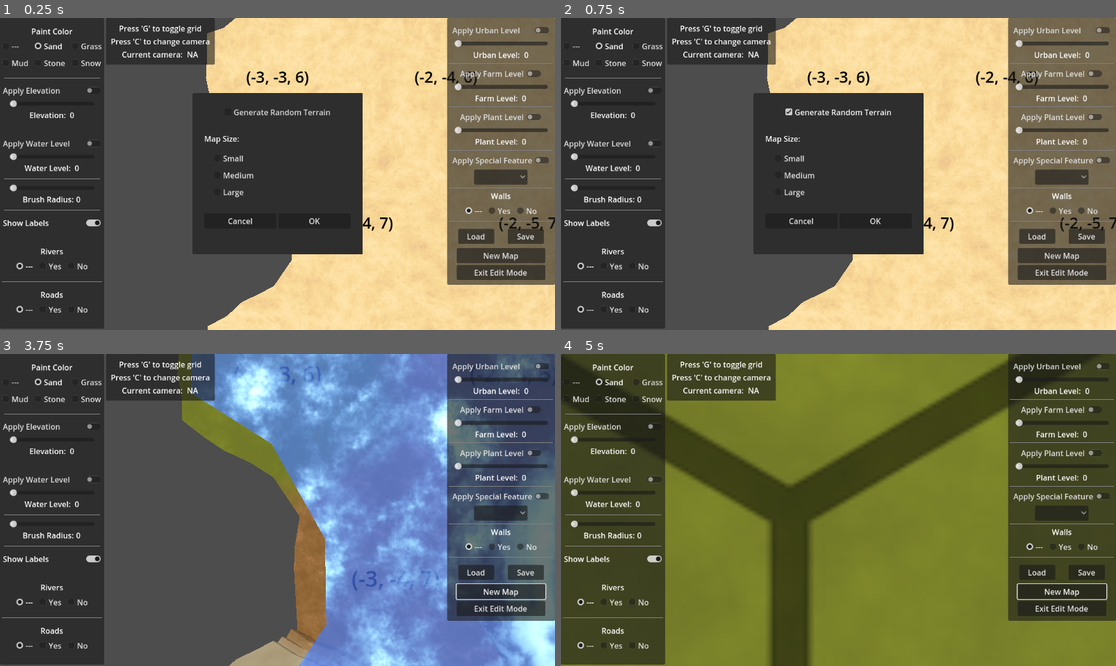
Above: before the commit, frames 1-4 (two rows, left to right).
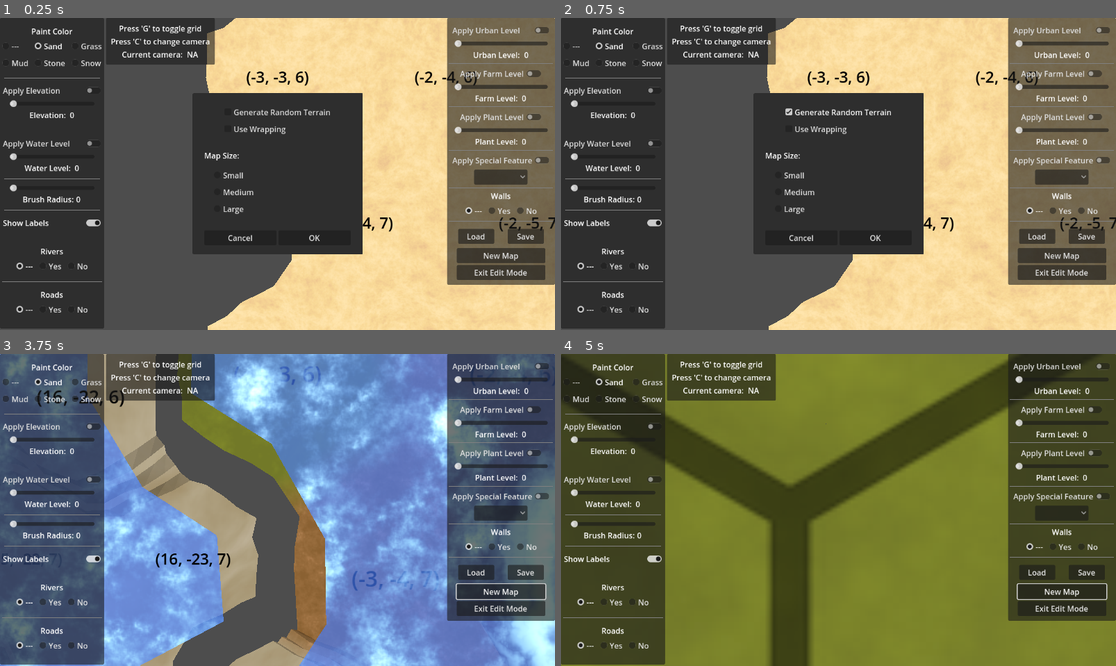
Above: after the commit, the same moments.

Repository: davepruitt/hex_map_godot
Game: Godot game, scene res://scenes/main.tscn
Two runs of this game, one before a commit and one after it. Both use one fixed random seed, a clock stepped at 60 frames per second and the inputs below.
Inputs (mouse positions are in pixels of both pictures, inside the frame that each line leads up to):
- Up to frame 1 (0.25 s): no input
- Up to frame 2 (0.75 s): click "Generate Random Terrain" at 0.5 s
- Up to frame 3 (3.75 s): click (255, 466) at 1.25 s, where only the run after the commit has a clickable "Use Wrapping"; click "New Map" at 2 s; click "New Map" at 2.75 s; click "OK" at 3.5 s
- Up to frame 4 (5 s): tap G at 4.25 s; move the mouse to (960, 494) at 4.27 s; hold Right (ui_right) from 4.28 s (still down); hold E from 4.28 s (still down); click (960, 494) at 4.42 s

The runs differ from the first frame. In frame 1, 0.6% of the frame differs, in the area x 36-58%, y 34-72%; in frame 2, 0.6%; in frame 3, 35%, in the area x 0-47%, y 0-100%; in frame 4, nothing differs.

Commit message:
Completed through section 2.3 of tutorial 27

Diff:
--- a/hex_project_godot/scenes/hex_map_editor_ui.tscn
+++ b/hex_project_godot/scenes/hex_map_editor_ui.tscn
@@ -571,11 +571,21 @@
 [node name="VBoxContainer" type="VBoxContainer" parent="CanvasLayer/PopupPanel/MarginContainer"]
 layout_mode = 2
 
-[node name="GenerateMap_CheckBox" type="CheckBox" parent="CanvasLayer/PopupPanel/MarginContainer/VBoxContainer"]
-layout_mode = 2
-size_flags_horizontal = 4
+[node name="VBoxContainer" type="VBoxContainer" parent="CanvasLayer/PopupPanel/MarginContainer/VBoxContainer"]
+layout_mode = 2
+size_flags_horizontal = 4
+
+[node name="GenerateMap_CheckBox" type="CheckBox" parent="CanvasLayer/PopupPanel/MarginContainer/VBoxContainer/VBoxContainer"]
+layout_mode = 2
+size_flags_horizontal = 0
 focus_mode = 0
 text = "Generate Random Terrain"
+
+[node name="UseWrapping_CheckBox" type="CheckBox" parent="CanvasLayer/PopupPanel/MarginContainer/VBoxContainer/VBoxContainer"]
+layout_mode = 2
+size_flags_horizontal = 0
+focus_mode = 0
+text = "Use Wrapping"
 
 [node name="MarginContainer3" type="MarginContainer" parent="CanvasLayer/PopupPanel/MarginContainer/VBoxContainer"]
 layout_mode = 2
@@ -665,7 +675,8 @@
 [connection signal="file_selected" from="CanvasLayer/SaveFileDialog" to="." method="_on_save_file_dialog_file_selected"]
 [connection signal="canceled" from="CanvasLayer/LoadFileDialog" to="." method="_on_load_file_dialog_canceled"]
 [connection signal="file_selected" from="CanvasLayer/LoadFileDialog" to="." method="_on_load_file_dialog_file_selected"]
-[connection signal="toggled" from="CanvasLayer/PopupPanel/MarginContainer/VBoxContainer/GenerateMap_CheckBox" to="." method="_on_generate_map_check_box_toggled"]
+[connection signal="toggled" from="CanvasLayer/PopupPanel/MarginContainer/VBoxContainer/VBoxContainer/GenerateMap_CheckBox" to="." method="_on_generate_map_check_box_toggled"]
+[connection signal="toggled" from="CanvasLayer/PopupPanel/MarginContainer/VBoxContainer/VBoxContainer/UseWrapping_CheckBox" to="." method="_on_use_wrapping_check_box_toggled"]
 [connection signal="pressed" from="CanvasLayer/PopupPanel/MarginContainer/VBoxContainer/MarginContainer/VBoxContainer/CheckBox_SmallMap" to="." method="_on_check_box_small_map_pressed"]
 [connection signal="pressed" from="CanvasLayer/PopupPanel/MarginContainer/VBoxContainer/MarginContainer/VBoxContainer/CheckBox_MediumMap" to="." method="_on_check_box_medium_map_pressed"]
 [connection signal="pressed" from="CanvasLayer/PopupPanel/MarginContainer/VBoxContainer/MarginContainer/VBoxContainer/CheckBox_LargeMap" to="." method="_on_check_box_large_map_pressed"]
--- a/hex_project_godot/scripts/hex_coordinates.gd
+++ b/hex_project_godot/scripts/hex_coordinates.gd
@@ -64,7 +64,7 @@
 
 static func FromPosition(position: Vector3) -> HexCoordinates:
 	#This function determines hex coordinates from a Vector3 position within the local hex grid
-	var x = position.x / (HexMetrics.INNER_RADIUS * 2.0)
+	var x = position.x / HexMetrics.INNER_DIAMETER
 	var y = -x
 
 	var offset = position.z / (HexMetrics.OUTER_RADIUS * 3.0)
--- a/hex_project_godot/scripts/hex_grid.gd
+++ b/hex_project_godot/scripts/hex_grid.gd
@@ -23,6 +23,9 @@
 ## The number of cells in the Z direction
 @export var cell_count_z: int = 0
 
+## Whether the grid is wrapped
+@export var wrapping: bool = false
+
 ## This is the scene that will be used for each hex cell in the grid
 @export var hex_cell_prefab: PackedScene
 
@@ -49,12 +52,6 @@
 
 #endregion
 
-#region On-Ready variables
-
-#@onready var hex_texture: Texture2DArray = preload("res://assets/terrain.png")
-
-#endregion
-
 #region Private variables
 
 ## A list of HexGridChunk objects that form the hex grid
@@ -86,6 +83,10 @@
 var _units: Array[HexUnit] = []
 
 var _cell_shader_data: HexCellShaderData = null
+
+var _columns: Array[Node3D] = []
+
+var _current_center_column_index: int = -1
 
 #endregion
 
@@ -118,7 +119,7 @@
 	HexUnit.unit_prefab = unit_prefab
 
 	#Create the map
-	create_map(cell_count_x, cell_count_z)
+	create_map(cell_count_x, cell_count_z, wrapping)
 
 
 # Called every frame. 'delta' is the elapsed time since the previous frame.
@@ -143,7 +144,7 @@
 
 #region Public methods
 
-func create_map (map_size_x: int, map_size_z: int) -> bool:
+func create_map (map_size_x: int, map_size_z: int, should_wrap: bool) -> bool:
 	#Return immediately if this is an unsupported map size
 	if ((map_size_x <= 0) or
 		(map_size_x % HexMetrics.CHUNK_SIZE_X != 0) or
@@ -158,18 +159,23 @@
 	#Clear any existing units
 	_clear_units()
 
-	#Destroy existing chunks
-	if (_hex_grid_chunks != null):
-		#Remove each chunk from the scene
-		for i in range(0, len(_hex_grid_chunks)):
-			remove_child(_hex_grid_chunks[i])
-
-		#Clear the list of chunks
-		_hex_grid_chunks.clear()
+	#Destroy existing columns
+	if (_columns):
+		for i in range(0, len(_columns)):
+			remove_child(_columns[i])
 
 	#Set the cell counts in each axis direction
 	cell_count_x = map_size_x
 	cell_count_z = map_size_z
+
+	#Set the wrapping stauts
+	wrapping = should_wrap
+
+	#Set the HexMetrics wrapping variable
+	HexMetrics.wrap_size = cell_count_x if wrapping else 0
+
+	#Set the center column index
+	_current_center_column_index = -1
 
 	#Calculate the chunk count count in the x and z directions
 	_chunk_count_x = cell_count_x / HexMetrics.CHUNK_SIZE_X
@@ -256,6 +262,9 @@
 	file_writer.store_32(cell_count_x)
 	file_writer.store_32(cell_count_z)
 
+	#Save the wrapping stauts
+	file_writer.store_8(wrapping)
+
 	#Save each cell
 	for i in range(0, len(_hex_cells)):
 		_hex_cells[i].save_hex_cell(file_writer)
@@ -283,9 +292,13 @@
 		new_map_size_x = file_reader.get_32()
 		new_map_size_z = file_reader.get_32()
 
+	var should_wrap: bool = false
+	if (file_version >= 5):
+		should_wrap = bool(file_reader.get_8())
+
 	#Create the map
-	if (new_map_size_x != cell_count_x) or (new_map_size_z != cell_count_z):
-		var create_map_success: bool = create_map(new_map_size_x, new_map_size_z)
+	if (new_map_size_x != cell_count_x) or (new_map_size_z != cell_count_z) or (wrapping != should_wrap):
+		var create_map_success: bool = create_map(new_map_size_x, new_map_size_z, should_wrap)
 		if (not create_map_success):
 			return
 
@@ -402,13 +415,43 @@
 		var unit: HexUnit = _units[i]
 		increase_visibility_in_game(unit.location, unit.vision_range)
 
-
+func center_map (x_position: float) -> void:
+	var center_column_index: int = int(x_position / (HexMetrics.INNER_DIAMETER * HexMetrics.CHUNK_SIZE_X))
+
+	if (center_column_index == _current_center_column_index):
+		return
+
+	_current_center_column_index = center_column_index
+
+	var min_column_index: int = center_column_index - (_chunk_count_x / 2)
+	var max_column_index: int = center_column_index + (_chunk_count_x / 2)
+
+	var pos: Vector3 = Vector3.ZERO
+	for i in range(0, len(_columns)):
+		if (i < min_column_index):
+			pos.x = _chunk_count_x * (HexMetrics.INNER_DIAMETER * HexMetrics.CHUNK_SIZE_X)
+		elif (i > max_column_index):
+			pos.x = _chunk_count_x * -(HexMetrics.INNER_DIAMETER * HexMetrics.CHUNK_SIZE_X)
+		else:
+			pos.x = 0.0
+
+		_columns[i].position = pos
 
 #endregion
 
 #region Private methods
 
 func _create_chunks () -> void:
+	#Resize the columns array
+	if (_columns):
+		_columns.clear()
+	_columns.resize(_chunk_count_x)
+
+	#Add each column's Node3D object to the scene hierarchy
+	for x in range(0, _chunk_count_x):
+		_columns[x] = Node3D.new()
+		add_child(_columns[x])
+
 	#Clear the hex grid chunks array
 	_hex_grid_chunks = []
 
@@ -422,7 +465,7 @@
 			_hex_grid_chunks.append(chunk)
 
 			#Add this chunk as a child of the hex grid
-			add_child(chunk)
+			_columns[x].add_child(chunk)
 
 func _create_cells () -> void:
 	#Clear the list of hex cells
@@ -441,7 +484,7 @@
 func _create_cell(z: int, x: int, i: int) -> void:
 	#Create a Vector3 to store the new hex's position
 	var hex_position: Vector3 = Vector3(
-		(x + z * 0.5 - (z / 2)) * (HexMetrics.INNER_RADIUS * 2.0),
+		(x + z * 0.5 - (z / 2)) * HexMetrics.INNER_DIAMETER,
 		0.0,
 		z * (HexMetrics.OUTER_RADIUS * 1.5)
 	)
--- a/hex_project_godot/scripts/hex_map_camera.gd
+++ b/hex_project_godot/scripts/hex_map_camera.gd
@@ -37,8 +37,7 @@
 
 # Called when the node enters the scene tree for the first time.
 func _ready() -> void:
-	pass
-
+	validate_position()
 
 # Called every frame. 'delta' is the elapsed time since the previous frame.
 func _process(delta: float) -> void:
@@ -93,15 +92,32 @@
 	var movement_speed: float = lerpf(movement_speed_min_zoom, movement_speed_max_zoom, _zoom)
 	var distance: float = movement_speed * damping * time_delta
 	position += direction * distance
-	position = _clamp_position(position)
+	if (hex_grid.wrapping):
+		position = _wrap_position(position)
+	else:
+		position =  _clamp_position(position)
 
 func _clamp_position (pos: Vector3) -> Vector3:
-	var x_max: float = (hex_grid.cell_count_x - 0.5) * (2.0 * HexMetrics.INNER_RADIUS)
+	var x_max: float = (hex_grid.cell_count_x - 0.5) * HexMetrics.INNER_DIAMETER
 	pos.x = clampf(pos.x, 0.0, x_max)
 
 	var z_max: float = (hex_grid.cell_count_z - 1.0) * (1.5 * HexMetrics.OUTER_RADIUS)
 	pos.z = clampf(pos.z, 0.0, z_max)
 
+	return pos
+
+func _wrap_position (pos: Vector3) -> Vector3:
+	var width: float = hex_grid.cell_count_x * HexMetrics.INNER_DIAMETER
+	while (pos.x < 0.0):
+		pos.x += width
+
+	while (pos.x > width):
+		pos.x -= width
+
+	var z_max: float = (hex_grid.cell_count_z - 1.0) * (1.5 * HexMetrics.OUTER_RADIUS)
+	pos.z = clampf(pos.z, 0.0, z_max)
+
+	hex_grid.center_map(pos.x)
 	return pos
 
 func _adjust_rotation (rotation_delta: float, time_delta: float) -> void:
--- a/hex_project_godot/scripts/hex_map_editor_ui.gd
+++ b/hex_project_godot/scripts/hex_map_editor_ui.gd
@@ -107,6 +107,7 @@
 
 var _selected_map_size: int = 0
 var _should_generate_random_map: bool = false
+var _should_use_wrapping: bool = false
 
 #endregion
 
@@ -391,9 +392,9 @@
 	#Generate the map
 	if (_should_generate_random_map):
 		_hex_map_generator.hex_grid = hex_grid
-		_hex_map_generator.generate_map(x, z)
+		_hex_map_generator.generate_map(x, z, _should_use_wrapping)
 	else:
-		hex_grid.create_map(x, z)
+		hex_grid.create_map(x, z, _should_use_wrapping)
 
 	#Validate the position of the main camera
 	main_camera_assembly.validate_position()
@@ -409,6 +410,9 @@
 
 func _on_generate_map_check_box_toggled(toggled_on: bool) -> void:
 	_should_generate_random_map = toggled_on
+
+func _on_use_wrapping_check_box_toggled(toggled_on: bool) -> void:
+	_should_use_wrapping = toggled_on
 
 func _on_save_file_dialog_file_selected(path: String) -> void:
 	#Save the map to the file that was chosen by the user
--- a/hex_project_godot/scripts/hex_map_generator.gd
+++ b/hex_project_godot/scripts/hex_map_generator.gd
@@ -156,7 +156,7 @@
 
 #region Public methods
 
-func generate_map (x: int, z: int) -> void:
+func generate_map (x: int, z: int, wrapping: bool) -> void:
 	#Set the seed to 0 for reproducibility
 	_rng.set_seed(0)
 
@@ -164,7 +164,7 @@
 	_cell_count = x * z
 
 	#Create a blank map
-	hex_grid.create_map(x, z)
+	hex_grid.create_map(x, z, wrapping)
 
 	#Set the water level for the map
 	for i in range(0, _cell_count):
--- a/hex_project_godot/scripts/hex_metrics.gd
+++ b/hex_project_godot/scripts/hex_metrics.gd
@@ -3,7 +3,7 @@
 #region Constants
 
 ## The current map file version
-const MAP_FILE_VERSION: int = 4
+const MAP_FILE_VERSION: int = 5
 
 ## Ratio of outer to inner radius of a hex
 const OUTER_TO_INNER: float = 0.866025404
@@ -16,6 +16,9 @@
 
 ## The inner radius of a hex
 const INNER_RADIUS: float = OUTER_RADIUS * OUTER_TO_INNER
+
+## The inner diameter of a hex
+const INNER_DIAMETER: float = INNER_RADIUS * 2.0
 
 ## Relative positions of each hex corner from the center of a hex
 const CORNERS = [
@@ -130,6 +133,12 @@
 
 static var display_mode: Enums.DisplayMode = Enums.DisplayMode.TerrainTextures
 
+static var wrap_size: int = 0
+
+static var wrapping: bool:
+	get:
+		return (wrap_size > 0)
+
 #endregion
 
 #region Static Methods
